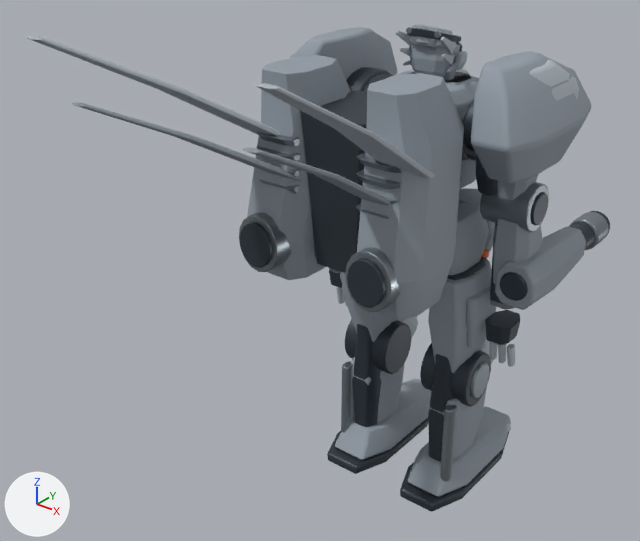
A saved change to the glTF model assets/models/mech_hero.glb.
One viewpoint serves both versions: a 50 mm lens placed at (3.66, -5.95, 5.37), pointed at (-0.33, -0.96, 2.28). Lighting does not change. The marker at lower left points along +X, +Y and +Z. The picture after the commit comes second. Where no turn or scale is listed for an object, it has been applied to the vertices. Vertices at exactly the same position are counted once.

The first picture shows 'ArmR', 'BackPack', 'Barrel', 'FootL', 'FootR', 'Head_hero', 'Hip', 'LegL', 'LegR', 'ShoulderL', 'ShoulderR', 'Torso' and 1 more.
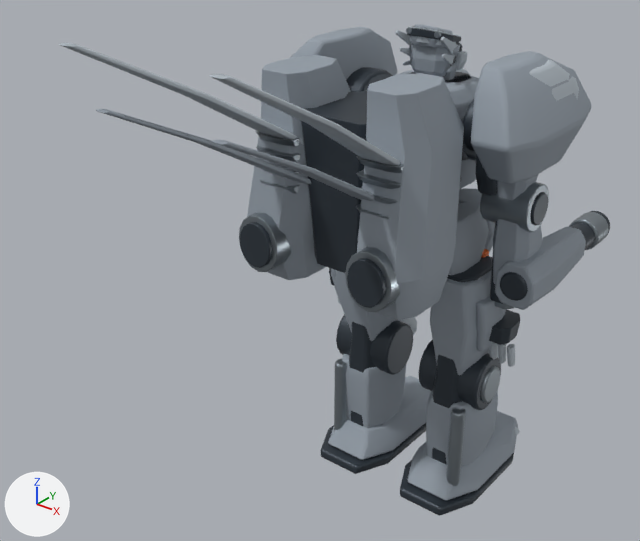
The change in detail:
me_legl is used by ob_legl; location (-0.42, 0.0, 1.14).
me_legl had 1234 vertices, 2436 faces and spanned x -0.28..0.23, y -0.34..0.65, z -1.07..1.07.
me_legl now has 1316 vertices, 2600 faces and spans x -0.35..0.29, y -0.34..0.65, z -1.07..1.07.
me_legl part 1: the loose piece of 128 vertices spanning x -0.23..0.23, y -0.2..0.25, z -0.26..0.26 is scaled about its middle by (1.26, 0.991, 0.993).
me_legl part 2: 19 vertices moved within x -0.26..0.05, y -0.32..0.63, z -1.06..0.87; 996 vertices removed from x -0.28..0.18, y -0.34..0.65, z -1.07..1.07; 1078 vertices added at x -0.35..0.23, y -0.34..0.65, z -1.07..1.07.
me_footl is used by ob_footl; location (-0.42, 0.15, 0.15).
me_footl had 470 vertices, 928 faces and spanned x -0.3..0.3, y -0.68..0.85, z -0.15..0.18.
me_footl now has 438 vertices, 864 faces and spans x -0.37..0.37, y -0.68..0.85, z -0.15..0.18.
me_footl part 3: the loose piece of 150 vertices spanning x -0.28..0.28, y -0.57..0.85, z -0.05..0.18 is scaled about its middle by (1.25, 1, 1).
me_footl part 4: the loose piece of 128 vertices spanning x -0.3..0.3, y -0.68..0.83, z -0.15..-0.06 is scaled about its middle by (1.26, 1, 1).
Other edits to the shape of me_footl do not show in these pictures.
me_legr is used by ob_legr; location (0.42, 0.0, 1.14).
me_legr had 1234 vertices, 2436 faces and spanned x -0.23..0.28, y -0.34..0.65, z -1.07..1.07.
me_legr now has 1316 vertices, 2600 faces and spans x -0.29..0.35, y -0.34..0.65, z -1.07..1.07.
me_legr part 5: the loose piece of 128 vertices spanning x -0.23..0.23, y -0.2..0.25, z -0.26..0.26 is scaled about its middle by (1.26, 0.991, 0.993).
me_legr part 6: 18 vertices moved within x -0.05..0.26, y -0.32..0.63, z -1.06..0.87; 996 vertices removed from x -0.18..0.28, y -0.34..0.65, z -1.07..1.07; 1078 vertices added at x -0.23..0.35, y -0.34..0.65, z -1.07..1.07.
me_footr is used by ob_footr; location (0.42, 0.15, 0.15).
me_footr had 470 vertices, 928 faces and spanned x -0.3..0.3, y -0.68..0.85, z -0.15..0.18.
me_footr now has 438 vertices, 864 faces and spans x -0.37..0.37, y -0.68..0.85, z -0.15..0.18.
me_footr part 7: the loose piece of 150 vertices spanning x -0.28..0.28, y -0.57..0.85, z -0.05..0.18 is scaled about its middle by (1.25, 1, 1).
me_footr part 8: the loose piece of 128 vertices spanning x -0.3..0.3, y -0.68..0.83, z -0.15..-0.06 is scaled about its middle by (1.26, 1, 1).
me_footr part 9: 2 vertices moved within x -0.13..0.13, y 0.52, z -0.02; 190 vertices removed from x -0.21..0.21, y 0.48..0.83, z -0.03..0.06; 158 vertices added at x -0.26..0.26, y 0.48..0.83, z -0.03..0.06.
me_backpack is used by ob_backpack; location (0.0, -0.9, 3.08).
me_backpack had 2734 vertices, 5392 faces and spanned x -0.96..0.96, y -2.03..0.42, z -0.8..1.26.
me_backpack now has 2756 vertices, 5436 faces and spans x -0.8..0.8, y -2.03..0.42, z -0.8..1.26.
me_backpack part 10: 2 vertices moved within x -0.64..0.64, y -1.08, z 0.8; 534 vertices removed from x -0.96..0.96, y -2.03..-0.11, z -0.8..1.26; 556 vertices added at x -0.65..0.65, y -2.03..-0.11, z -0.8..1.26.
Object 'LegL' (ob_legl) moves from (-0.42, 0.0, 1.14) to (-0.46, 0.0, 1.14).
Object 'FootL' (ob_footl) moves from (-0.42, 0.15, 0.15) to (-0.46, 0.15, 0.15).
Object 'LegR' (ob_legr) moves from (0.42, 0.0, 1.14) to (0.46, 0.0, 1.14).
Object 'FootR' (ob_footr) moves from (0.42, 0.15, 0.15) to (0.46, 0.15, 0.15).

Location of each change, (x1, y1, x2, y2) in pixels of the pictures (640 x 541 px; the box of a moved part takes in the faces that stretch with it):
'BackPack', reshaped (8% narrower)
    before: (26, 36, 464, 320)
    after: (59, 43, 464, 320)
'LegR', reshaped, moved (17% wider)
    before: (420, 257, 496, 482)
    after: (418, 256, 507, 486)
'LegL', reshaped, moved (10% wider)
    before: (340, 272, 418, 433)
    after: (331, 269, 417, 430)
'FootR', reshaped, moved (8% wider)
    before: (400, 406, 511, 512)
    after: (400, 411, 520, 516)
'FootL', reshaped, moved
    before: (327, 378, 432, 474)
    after: (321, 376, 431, 474)
part 1 of me_legl, moved or reshaped
    before: (345, 319, 412, 374)
    after: (336, 314, 413, 375)
part 2 of me_legl, moved or reshaped
    before: (340, 272, 418, 433)
    after: (331, 269, 417, 430)
part 3 of me_footl, moved or reshaped
    before: (335, 378, 432, 459)
    after: (328, 376, 431, 459)
part 4 of me_footl, moved or reshaped
    before: (327, 418, 428, 474)
    after: (321, 423, 426, 474)
part 5 of me_legr, moved or reshaped
    before: (420, 343, 491, 407)
    after: (418, 339, 501, 410)
part 6 of me_legr, moved or reshaped
    before: (428, 257, 496, 482)
    after: (426, 256, 507, 486)
part 7 of me_footr, moved or reshaped
    before: (408, 406, 511, 497)
    after: (408, 411, 518, 501)
part 8 of me_footr, moved or reshaped
    before: (400, 432, 509, 512)
    after: (400, 436, 517, 516)
part 9 of me_footr, moved or reshaped (mostly hidden)
    before: (507, 424, 511, 432)
    after: (515, 427, 520, 436)
part 10 of me_backpack, moved or reshaped
    before: (26, 36, 435, 219)
    after: (59, 43, 400, 201)
